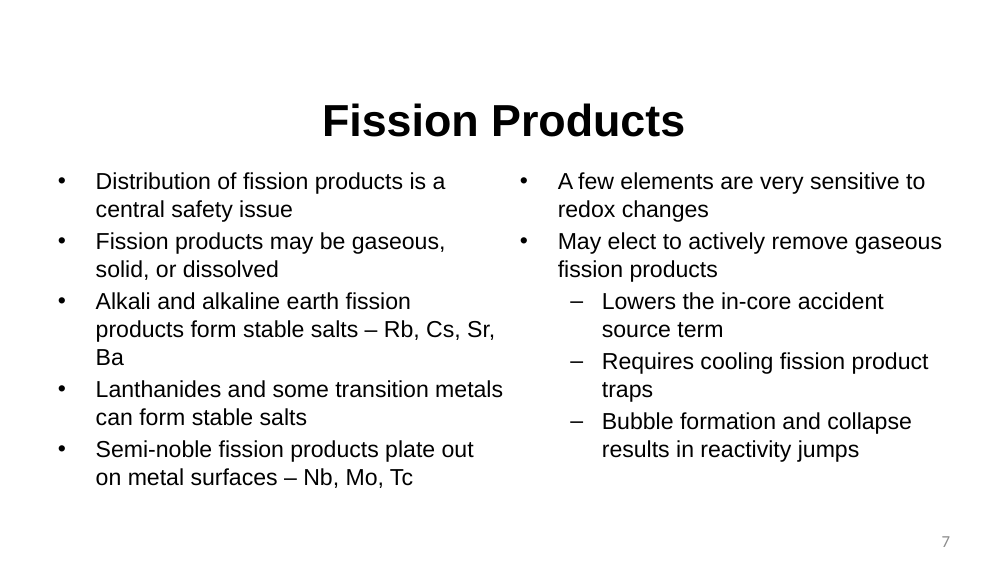
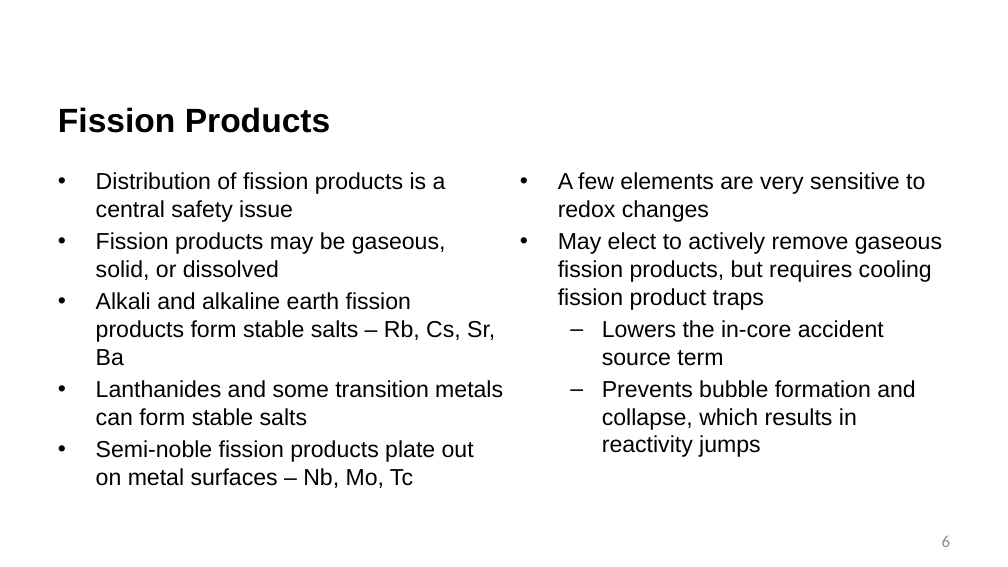
Before and after one commit to benbeeler/TEACHING, a slide deck: slide 6 of Advanced Reactor Materials/Fall2025/Lec14_MoltenSalts.pptx (slide 7 before the commit). Drawn at 1008x567 pixels with LibreOffice and Linux fonts; fonts in the diff are those of the drawing; background and template pictures are left out. Boxes give left, top, right and bottom in pixels: in the first picture for what was removed or moved away, otherwise in the second. Text is boxed around its words. In the diff, an @@ line names an element or a change of style, - is before the commit and + after.

```diff
--- a/Advanced Reactor Materials/Fall2025/Lec14_MoltenSalts.pptx
+++ b/Advanced Reactor Materials/Fall2025/Lec14_MoltenSalts.pptx
@@ title "Fission Products" at [58,107,331,133]: size 42.7 to 32 pt; alignment centre to left @@
@@ text at [558,232,942,310]: text changed @@
-• May elect to actively remove gaseous fission products
+• May elect to actively remove gaseous fission products, but requires cooling fission product traps
@@ text at [602,380,915,457]: text changed @@
-  – Requires cooling fission product traps
-  – Bubble formation and collapse results in reactivity jumps
+  – Prevents bubble formation and collapse, which results in reactivity jumps
@@ page number at [942,536,950,547]: text changed @@
-7
+6
```
Also in this commit, not shown: 25 other slides changed, 4 slides added, 2 slides removed, 6 other files.
